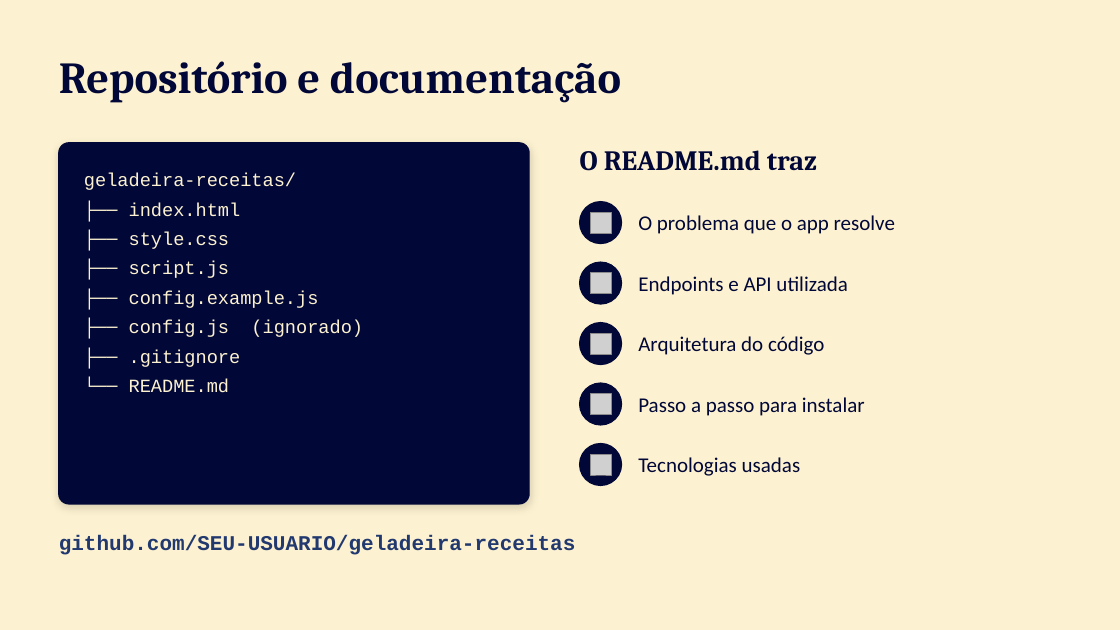
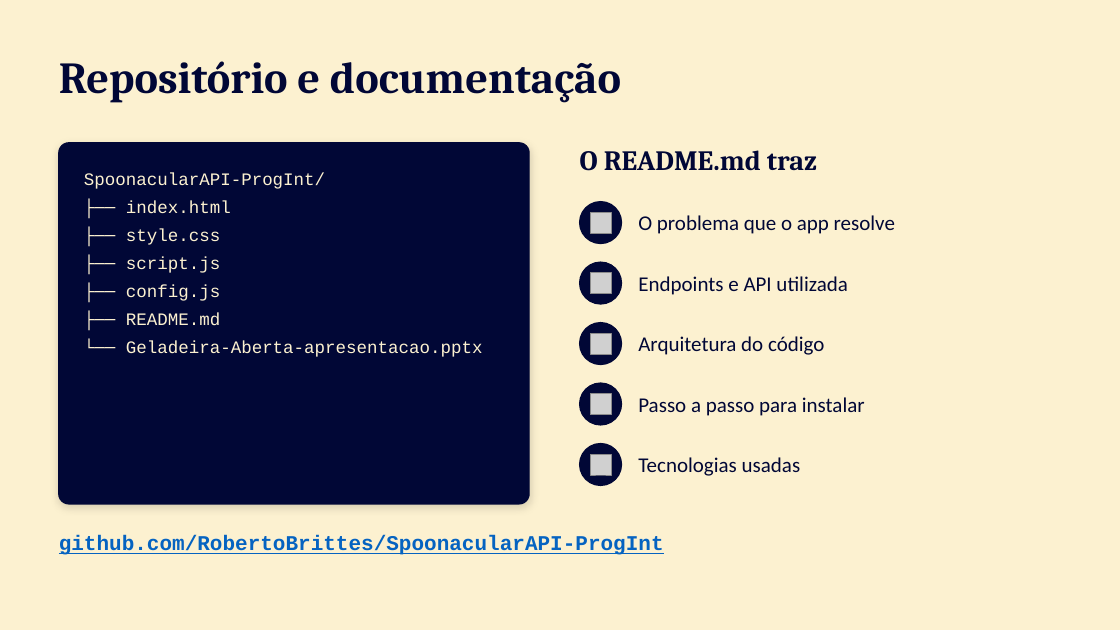
Before and after one commit to RobertoBrittes/SpoonacularAPI-ProgInt, a slide deck: slide 7 of Geladeira-Aberta-apresentacao.pptx. Drawn at 1120x630 pixels with LibreOffice and Linux fonts; fonts in the diff are those of the drawing; grey boxes stand for pictures. Boxes give left, top, right and bottom in pixels: in the first picture for what was removed or moved away, otherwise in the second. Text is boxed around its words. In the diff, an @@ line names an element or a change of style, - is before the commit and + after.

```diff
--- a/Geladeira-Aberta-apresentacao.pptx
+++ b/Geladeira-Aberta-apresentacao.pptx
@@ text at <box>84,173,325,189</box>: text changed; size 16 to 15 pt @@
-geladeira-receitas/
+SpoonacularAPI-ProgInt/
@@ text at <box>126,201,231,273</box>: size 16 to 15 pt in "├── index.html", "├── style.css", "├── script.js" @@
@@ text at <box>126,285,483,357</box>: text changed; size 16 to 15 pt @@
-├── config.example.js
-├── config.js (ignorado)
-├── .gitignore
-└── README.md
+├── config.js
+├── README.md
+└── Geladeira-Aberta-apresentacao.pptx
@@ text at <box>59,535,664,555</box>: text changed; text colour #22396F to #0563C1 @@
-github.com/SEU-USUARIO/geladeira-receitas
+github.com/RobertoBrittes/SpoonacularAPI-ProgInt
```
Also in this commit, not shown: 1 other slide changed.
